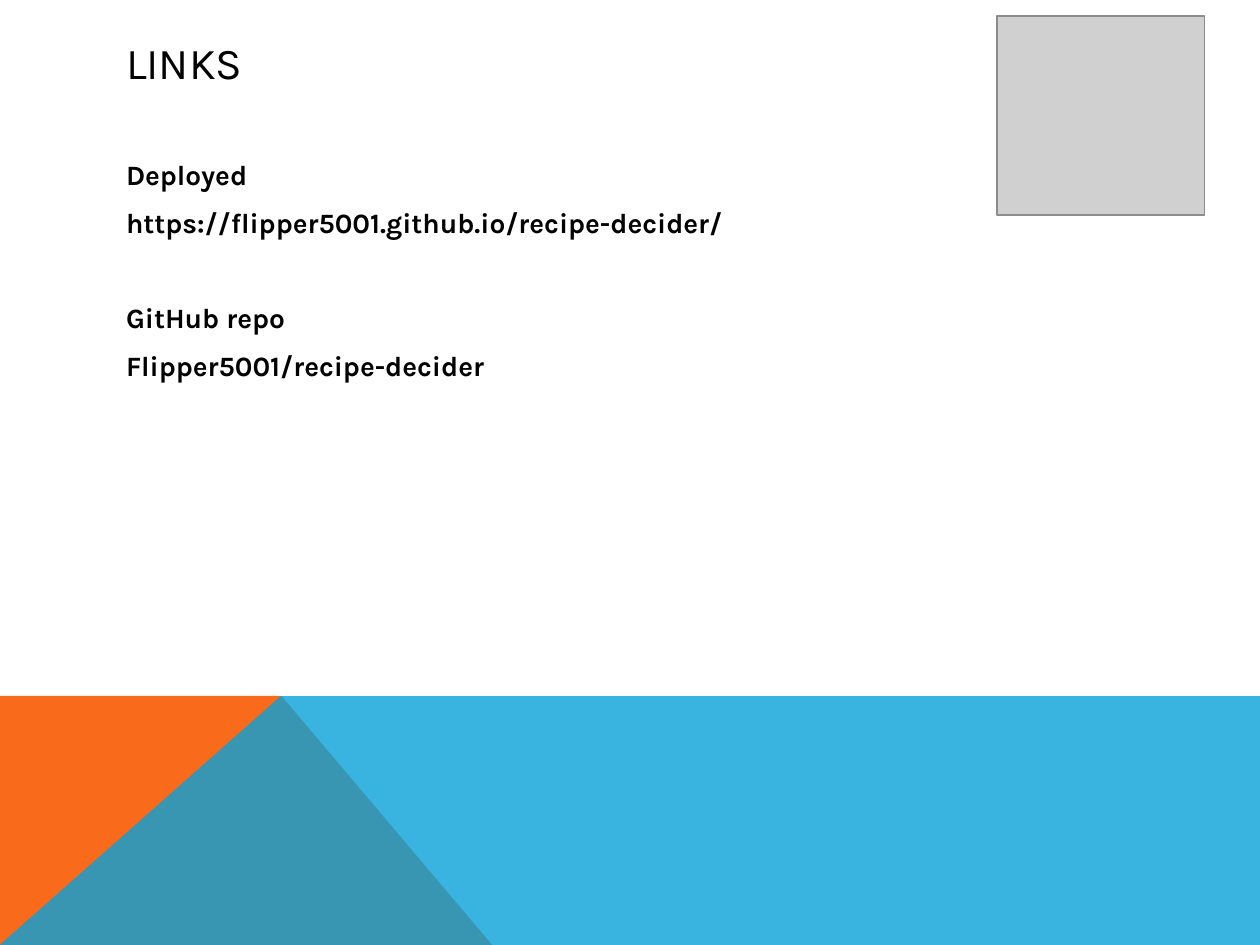
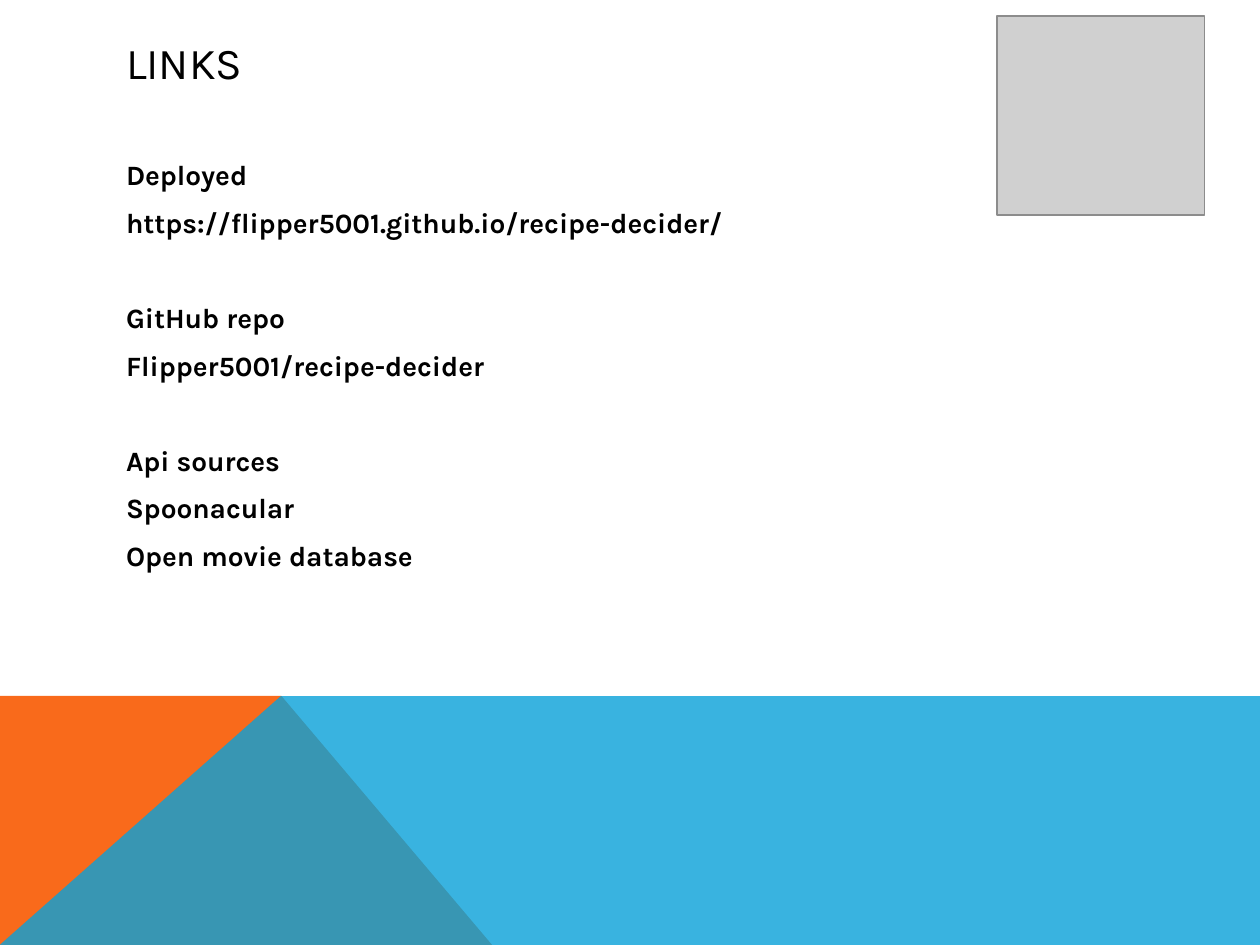
Before and after one commit to Flipper5001/project1, a slide deck: slide 8 of Recipe Decider_2.pptx. Drawn at 1260x945 pixels with LibreOffice and Linux fonts; fonts in the diff are those of the drawing; grey boxes stand for pictures. Boxes give left, top, right and bottom in pixels: in the first picture for what was removed or moved away, otherwise in the second. Text is boxed around its words. In the diff, an @@ line names an element or a change of style, - is before the commit and + after.

Commit message:
new update slide deck

```diff
--- a/Recipe Decider_2.pptx
+++ b/Recipe Decider_2.pptx
@@ text at box(126, 451, 413, 573): paragraphs added @@
+Api sources
+Spoonacular
+Open movie database
```
Also in this commit, not shown: 1 slide added.
